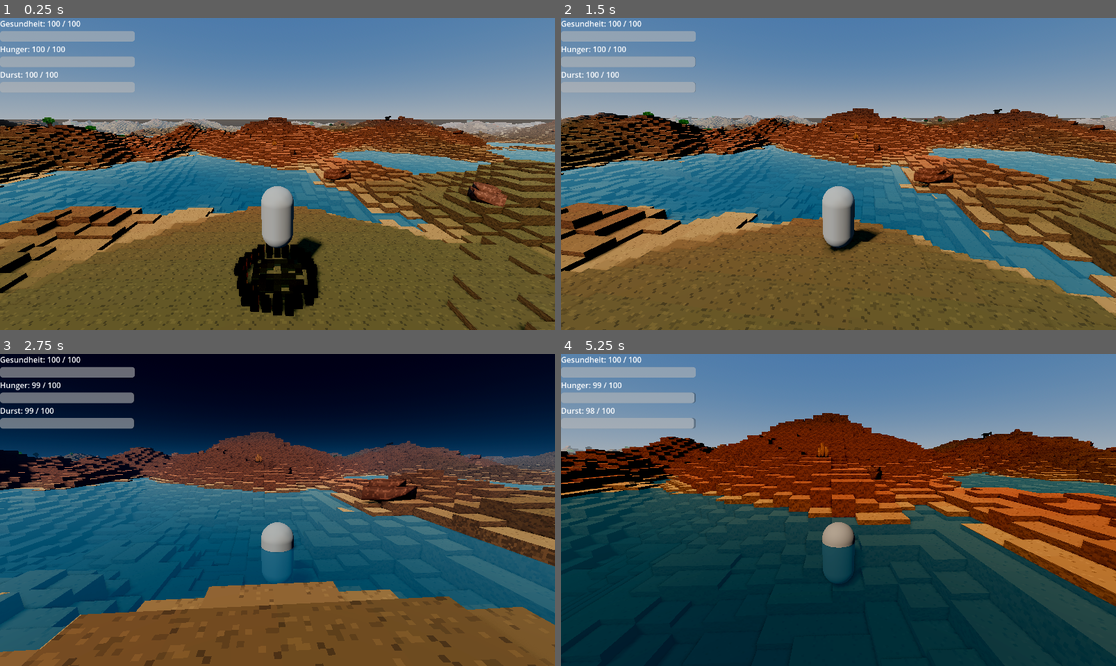
Above: before the commit, frames 1-4 (two rows, left to right).
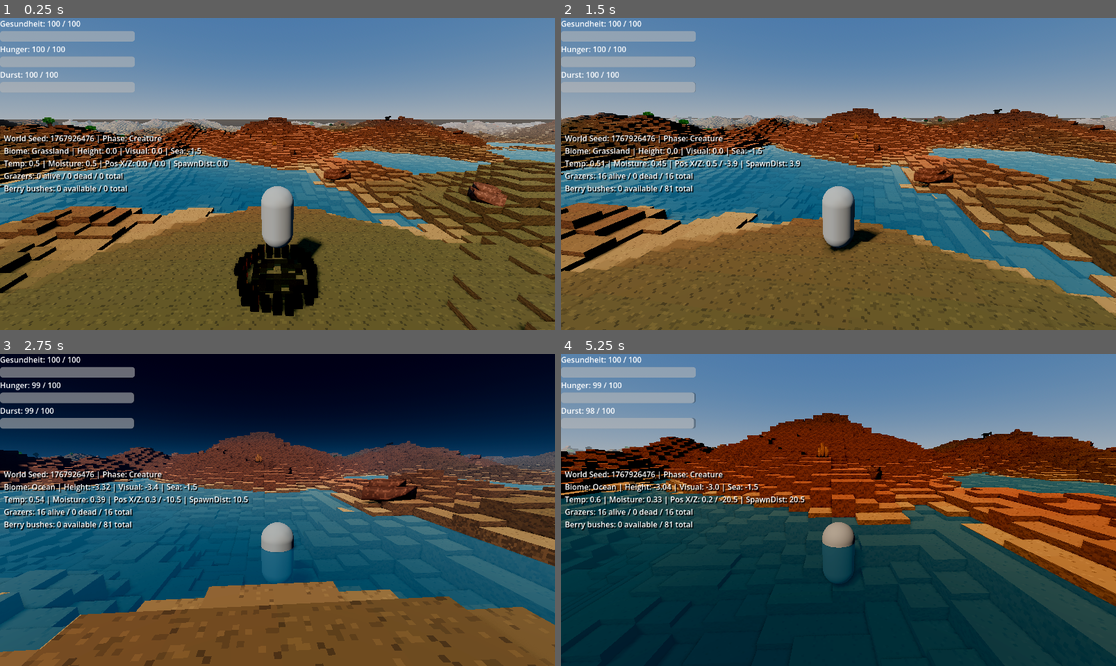
Above: after the commit, the same moments.

Repository: MajorDragonfly/voxelverse
Game: Godot game, scene res://main/main.tscn
The game is run twice, just before and just after one commit, with the same random seed, the same clock (stepped at 60 frames per second) and the same inputs.
Inputs (mouse positions are in pixels of both pictures, inside the frame that each line leads up to):
- Up to frame 1 (0.25 s): no input
- Up to frame 2 (1.5 s): tap Enter at 0.5 s; move the mouse to (866, 174) at 0.52 s; hold W (move_forward) from 0.53 s (still down); click (866, 174) at 0.6 s; tap Space (jump) at 0.77 s; move the mouse to (810, 174) at 1.27 s; tap 1 at 1.35 s
- Up to frame 3 (2.75 s): keep holding W (move_forward); tap Space (jump) at 1.52 s; move the mouse to (288, 503) at 2.02 s; tap 2 at 2.1 s
- Up to frame 4 (5.25 s): keep holding W (move_forward); move the mouse to (832, 516) at 2.77 s; tap 3 at 2.85 s; click (832, 516) at 2.92 s; tap Space (jump) at 3.02, 3.77, 4.52 s; move the mouse to (877, 513) at 3.52 s; tap 4 at 3.6 s; move the mouse to (794, 506) at 4.27 s; click (794, 506) at 4.35 s; move the mouse to (844, 510) at 5.02 s; tap 1 at 5.1 s; click (844, 510) at 5.17 s

The runs differ from the first frame. In frame 1, 2.1% of the frame differs, in the area x 0-42%, y 37-57%; in frame 2, 2.2%; in frame 3, 2.2%, in the area x 0-45%, y 37-57%; in frame 4, 2.2%.

Commit message:
Add development debug overlay

Diff:
--- a/creatures/player/player.gd
+++ b/creatures/player/player.gd
@@ -1,8 +1,8 @@
 extends CharacterBody3D
-
 
 const STARVATION_DAMAGE_INTERVAL: float = 1.0
 const DEHYDRATION_DAMAGE_INTERVAL: float = 1.0
+const DEVELOPMENT_DEBUG_UPDATE_INTERVAL: float = 0.25
 
 
 @export_category("Movement")
@@ -19,20 +19,38 @@
 @export var interaction_range: float = 3.0
 
 @export_category("Survival")
-@export_range(1.0, 1000.0, 1.0) var maximum_health: float = 100.0
-@export_range(1.0, 1000.0, 1.0) var maximum_hunger: float = 100.0
-@export_range(1.0, 1000.0, 1.0) var maximum_thirst: float = 100.0
-
-@export_range(0.0, 100.0, 0.1) var hunger_loss_per_second: float = 0.2
-@export_range(0.0, 100.0, 0.1) var thirst_loss_per_second: float = 0.3
-
-@export_range(1.0, 100.0, 1.0) var water_drink_amount: float = 35.0
-
-@export_range(0.0, 100.0, 0.1) var starvation_damage_per_second: float = 5.0
-@export_range(0.0, 100.0, 0.1) var dehydration_damage_per_second: float = 7.0
-
-@export_range(0.5, 30.0, 0.5) var status_output_interval: float = 2.0
-@export_range(0.0, 30.0, 0.5) var respawn_delay: float = 2.0
+@export_range(1.0, 1000.0, 1.0)
+var maximum_health: float = 100.0
+
+@export_range(1.0, 1000.0, 1.0)
+var maximum_hunger: float = 100.0
+
+@export_range(1.0, 1000.0, 1.0)
+var maximum_thirst: float = 100.0
+
+@export_range(0.0, 100.0, 0.1)
+var hunger_loss_per_second: float = 0.2
+
+@export_range(0.0, 100.0, 0.1)
+var thirst_loss_per_second: float = 0.3
+
+@export_range(1.0, 100.0, 1.0)
+var water_drink_amount: float = 35.0
+
+@export_range(0.0, 100.0, 0.1)
+var starvation_damage_per_second: float = 5.0
+
+@export_range(0.0, 100.0, 0.1)
+var dehydration_damage_per_second: float = 7.0
+
+@export_range(0.5, 30.0, 0.5)
+var status_output_interval: float = 2.0
+
+@export_range(0.0, 30.0, 0.5)
+var respawn_delay: float = 2.0
+
+@export_category("Development Debug")
+@export var show_development_debug_overlay: bool = true
 
 
 var current_health: float
@@ -43,6 +61,8 @@
 var _starvation_damage_timer: float = 0.0
 var _dehydration_damage_timer: float = 0.0
 var _status_output_timer: float = 0.0
+var _development_debug_timer: float = 0.0
+var _development_debug_label: Label = null
 
 
 @onready var camera_pivot: Node3D = $CameraPivot
@@ -54,23 +74,18 @@
 @onready var health_label: Label = (
 	$HUD/StatusContainer/HealthLabel
 )
-
 @onready var health_bar: ProgressBar = (
 	$HUD/StatusContainer/HealthBar
 )
-
 @onready var hunger_label: Label = (
 	$HUD/StatusContainer/HungerLabel
 )
-
 @onready var hunger_bar: ProgressBar = (
 	$HUD/StatusContainer/HungerBar
 )
-
 @onready var thirst_label: Label = (
 	$HUD/StatusContainer/ThirstLabel
 )
-
 @onready var thirst_bar: ProgressBar = (
 	$HUD/StatusContainer/ThirstBar
 )
@@ -93,7 +108,9 @@
 	Input.mouse_mode = Input.MOUSE_MODE_CAPTURED
 
 	_initialize_hud()
+	_initialize_development_debug_overlay()
 	_update_hud()
+	_update_development_debug_overlay(0.0, true)
 	_print_status()
 
 
@@ -113,6 +130,7 @@
 
 	_update_hud()
 	_update_status_output(delta)
+	_update_development_debug_overlay(delta)
 
 
 func _unhandled_input(event: InputEvent) -> void:
@@ -121,7 +139,6 @@
 			camera_pivot.rotation.x -= (
 				event.screen_relative.y * mouse_sensitivity
 			)
-
 			camera_pivot.rotation.y -= (
 				event.screen_relative.x * mouse_sensitivity
 			)
@@ -220,7 +237,9 @@
 		_starvation_damage_timer
 		>= STARVATION_DAMAGE_INTERVAL
 	):
-		_starvation_damage_timer -= STARVATION_DAMAGE_INTERVAL
+		_starvation_damage_timer -= (
+			STARVATION_DAMAGE_INTERVAL
+		)
 
 		receive_damage(
 			starvation_damage_per_second
@@ -247,7 +266,9 @@
 		_dehydration_damage_timer
 		>= DEHYDRATION_DAMAGE_INTERVAL
 	):
-		_dehydration_damage_timer -= DEHYDRATION_DAMAGE_INTERVAL
+		_dehydration_damage_timer -= (
+			DEHYDRATION_DAMAGE_INTERVAL
+		)
 
 		receive_damage(
 			dehydration_damage_per_second
@@ -271,6 +292,46 @@
 	health_bar.show_percentage = false
 	hunger_bar.show_percentage = false
 	thirst_bar.show_percentage = false
+
+
+func _initialize_development_debug_overlay() -> void:
+	if not show_development_debug_overlay:
+		return
+
+	var hud := get_node_or_null("HUD") as CanvasLayer
+
+	if hud == null:
+		push_error(
+			"Development debug overlay could not be created: "
+			+ "HUD was not found."
+		)
+		return
+
+	_development_debug_label = Label.new()
+	_development_debug_label.name = "DevelopmentDebugLabel"
+	_development_debug_label.position = Vector2(8.0, 238.0)
+	_development_debug_label.custom_minimum_size = (
+		Vector2(660.0, 190.0)
+	)
+	_development_debug_label.text = "Development Debug"
+	_development_debug_label.add_theme_color_override(
+		"font_color",
+		Color.WHITE
+	)
+	_development_debug_label.add_theme_color_override(
+		"font_shadow_color",
+		Color.BLACK
+	)
+	_development_debug_label.add_theme_constant_override(
+		"shadow_offset_x",
+		2
+	)
+	_development_debug_label.add_theme_constant_override(
+		"shadow_offset_y",
+		2
+	)
+
+	hud.add_child(_development_debug_label)
 
 
 func _update_hud() -> void:
@@ -308,6 +369,142 @@
 	)
 
 
+func _update_development_debug_overlay(
+	delta: float,
+	force_update: bool = false
+) -> void:
+	if _development_debug_label == null:
+		return
+
+	if not show_development_debug_overlay:
+		_development_debug_label.visible = false
+		return
+
+	_development_debug_label.visible = true
+	_development_debug_timer += delta
+
+	if (
+		not force_update
+		and _development_debug_timer < DEVELOPMENT_DEBUG_UPDATE_INTERVAL
+	):
+		return
+
+	_development_debug_timer = 0.0
+
+	var world_x: float = global_position.x
+	var world_z: float = global_position.z
+	var logical_height: float = WorldGenerator.get_terrain_height(
+		world_x,
+		world_z
+	)
+	var visual_height: float = WorldGenerator.get_visual_terrain_height(
+		world_x,
+		world_z
+	)
+	var biome: int = WorldGenerator.get_biome(
+		world_x,
+		world_z,
+		logical_height
+	)
+	var biome_name: String = WorldGenerator.get_biome_name(biome)
+	var temperature: float = WorldGenerator.get_temperature(
+		world_x,
+		world_z
+	)
+	var moisture: float = WorldGenerator.get_moisture(
+		world_x,
+		world_z
+	)
+	var sea_level: float = WorldGenerator.get_sea_level()
+	var distance_to_spawn: float = Vector2(
+		world_x,
+		world_z
+	).length()
+
+	var ecosystem_counts: Dictionary = _get_ecosystem_counts()
+
+	_development_debug_label.text = (
+		"World Seed: %s | Phase: %s\n"
+		+ "Biome: %s | Height: %s | Visual: %s | Sea: %s\n"
+		+ "Temp: %s | Moisture: %s | Pos X/Z: %s / %s | SpawnDist: %s\n"
+		+ "Grazers: %d alive / %d dead / %d total\n"
+		+ "Berry bushes: %d available / %d total"
+	) % [
+		_get_world_seed_text(),
+		_get_phase_text(),
+		biome_name,
+		_format_float(logical_height, 0.01),
+		_format_float(visual_height, 0.01),
+		_format_float(sea_level, 0.01),
+		_format_float(temperature, 0.01),
+		_format_float(moisture, 0.01),
+		_format_float(world_x, 0.1),
+		_format_float(world_z, 0.1),
+		_format_float(distance_to_spawn, 0.1),
+		ecosystem_counts.get("living_grazers", 0),
+		ecosystem_counts.get("dead_grazers", 0),
+		ecosystem_counts.get("total_grazers", 0),
+		ecosystem_counts.get("available_berry_bushes", 0),
+		ecosystem_counts.get("total_berry_bushes", 0)
+	]
+
+
+func _get_ecosystem_counts() -> Dictionary:
+	var living_grazers: int = 0
+	var dead_grazers: int = 0
+	var total_grazers: int = 0
+
+	for grazer in get_tree().get_nodes_in_group(&"grazer"):
+		if not is_instance_valid(grazer):
+			continue
+
+		total_grazers += 1
+
+		if grazer.get("is_dead") == true:
+			dead_grazers += 1
+		else:
+			living_grazers += 1
+
+	var available_berry_bushes: int = 0
+	var total_berry_bushes: int = 0
+
+	for berry_bush in get_tree().get_nodes_in_group(&"berry_bush"):
+		if not is_instance_valid(berry_bush):
+			continue
+
+		total_berry_bushes += 1
+
+		if berry_bush.has_method("has_available_food"):
+			if berry_bush.call("has_available_food"):
+				available_berry_bushes += 1
+
+	return {
+		"living_grazers": living_grazers,
+		"dead_grazers": dead_grazers,
+		"total_grazers": total_grazers,
+		"available_berry_bushes": available_berry_bushes,
+		"total_berry_bushes": total_berry_bushes,
+	}
+
+
+func _get_world_seed_text() -> String:
+	if GameState.has_method("get_world_seed"):
+		return str(GameState.call("get_world_seed"))
+
+	return str(GameState.world_seed)
+
+
+func _get_phase_text() -> String:
+	if GameState.has_method("get_phase_name"):
+		return str(GameState.call("get_phase_name"))
+
+	return "Unknown"
+
+
+func _format_float(value: float, step: float) -> String:
+	return str(snappedf(value, step))
+
+
 func _update_status_output(delta: float) -> void:
 	_status_output_timer += delta
 
@@ -325,7 +522,6 @@
 		return
 
 	var collision_point := interaction_ray.get_collision_point()
-
 	var distance_to_target := global_position.distance_to(
 		collision_point
 	)
@@ -361,7 +557,6 @@
 		return
 
 	restore_thirst(water_drink_amount)
-
 	print(
 		"Player drank water: ",
 		water_drink_amount
@@ -434,7 +629,6 @@
 		current_hunger + amount,
 		maximum_hunger
 	)
-
 	_starvation_damage_timer = 0.0
 
 	_update_hud()
@@ -460,7 +654,6 @@
 		current_thirst + amount,
 		maximum_thirst
 	)
-
 	_dehydration_damage_timer = 0.0
 
 	_update_hud()
@@ -553,10 +746,11 @@
 	_starvation_damage_timer = 0.0
 	_dehydration_damage_timer = 0.0
 	_status_output_timer = 0.0
-
+	_development_debug_timer = 0.0
 	is_dead = false
 
 	_update_hud()
+	_update_development_debug_overlay(0.0, true)
 	_print_status()
 
 	print(
